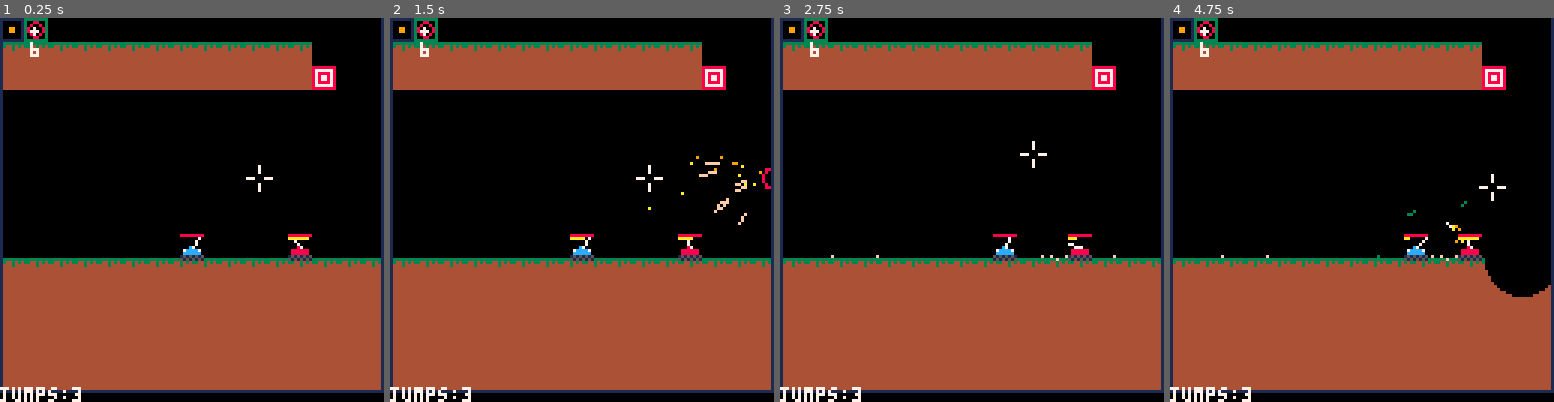
Above: before the commit, frames 1-4 (left to right).
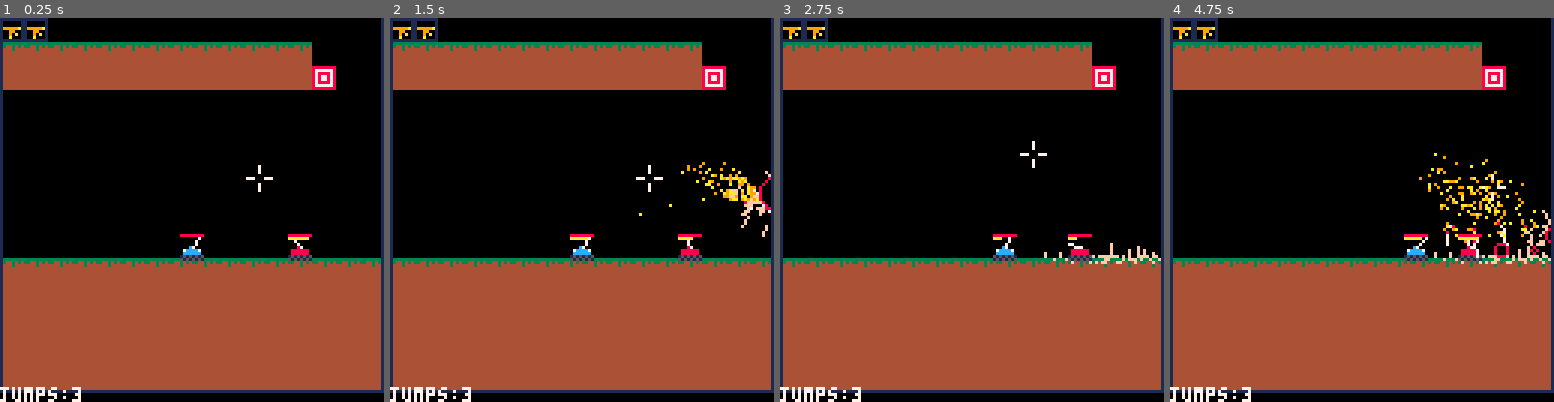
Above: after the commit, the same moments.

Repository: MarrMann/tanks.p8
Game: PICO-8 cartridge tanks.p8
The game is run twice, just before and just after one commit, with the same random seed, the same clock (stepped at 60 frames per second) and the same inputs.
Inputs:
- Up to frame 1 (0.25 s): no input
- Up to frame 2 (1.5 s): tap X (X key) at 0.33, 1.07 s; tap O (Z key) at 0.7 s
- Up to frame 3 (2.75 s): hold Right 1.6-2.1 s; tap O (Z key) at 1.7, 2.1, 2.5 s; tap X (X key) at 1.85 s; hold Up 2.15-2.42 s; hold Right from 2.47 s (still down)
- Up to frame 4 (4.75 s): tap O (Z key) every 0.4 s from 2.9 to 4.5 s; tap X (X key) at 2.97, 4.08 s; release Right at 3.03 s; hold Left 3.08-3.58 s; hold Down 3.63-3.97 s; hold Right 4.02-4.68 s; hold Up from 4.73 s (still down)

The runs differ from the first frame. In frame 1, 0.4% of the frame differs, in the area x 0-13%, y 0-11%; in frame 2, 1.5%; in frame 3, 0.8%; in frame 4, 3.4%, in the area x 0-100%, y 0-73%.

Commit message:
Feat: shots can modify child stats

Diff:
--- a/tanks.p8
+++ b/tanks.p8
@@ -27,12 +27,17 @@
 		cur_cd=0,
 		jumps = 3,
 		shot = {
-			name = shot_types.basic.name,
-			spr = shot_types.basic.spr,
+			name = shot_types.split.name,
+			spr = shot_types.split.spr,
 			modifiers = {
-				size = { stacks = 6, spr = modifiers.size.spr }
 			},
-			child = nil
+			child = {
+				name = shot_types.split.name,
+				spr = shot_types.split.spr,
+				modifiers = {
+				},
+				child = nil
+			}
 		}
 	}
 	load_room(0,0)
@@ -139,7 +144,7 @@
 	end
 
 	-- shooting
-	if btnp(🅾️) and p.cur_cd <= 0 then --z
+	if btn(🅾️) and p.cur_cd <= 0 then --z
 		local cd = shoot_from_turret(p.x,p.y,p.t_angle,p.pow,p.id,p.shot)
 		p.cur_cd = cd
 		p.cd = cd
@@ -537,9 +542,6 @@
 			pow=1,
 			cd=60
 		},
-		get_child_count = function(s,m)
-			return 0
-		end,
 		init = function(s)
 			if s.stats == nil then
 				return
@@ -593,32 +595,48 @@
 			count = 3,
 			spread = 1.2,
 			pow = 1,
-			cd = 60
+			cd = 75
 		},
-		get_child_count = function(s, mods)
-			local sem = resolve_semantic_stats(mods)
-			return sem.count + shot_types.split.stats.count
-		end,
 		init = function(s) end,
 		interpret_semantics = function(sem)
 			local base = shot_types.split.stats
 			local stats = copy_table(base)
 			return apply_sem_basic(sem, stats)
 		end,
+		finalize_stats	= function(node, stats)
+			local child = node.child
+			if child == nil then
+				child = generate_shot(shot_types.basic.name,nil,nil)
+			end
+			local child_stats = resolve_params(child)
+			local child_cd = child_stats.cd
+
+			local diff = child_cd - 60
+			stats.cd += diff
+
+			return stats
+		end,
 		update = function(s)
-			prev_yvel = s.yvel
 			basic_update(s)
-			if s.yvel > 0 and prev_yvel <= 0 then
+			if s.yvel > 0 then
 				local angle = atan2(s.xvel,s.yvel)
 				local speed = sqrt(s.xvel*s.xvel + s.yvel*s.yvel)
 
+				local child_node = s.node.child
+				if child_node == nil then
+					child_node = generate_shot(shot_types.basic.name,nil,nil)
+				end
+
+				local child_stats = resolve_params(child_node)
+				child_stats.dmg *= 0.5
+
 				for i=1,s.stats.count do
 					local spread = -s.stats.spread * 0.5 + (i - 1) * (s.stats.spread / (s.stats.count - 1))
-					if not s.children == nil and count(s.children) >= i then
-						shoot(s.x, s.y, angle, speed + spread, s.id, s.children[i])
-					else
-						shoot(s.x, s.y, angle, speed + spread, s.id, generate_shot(shot_types.basic.name,nil,nil))
-					end
+					local child_speed = speed + spread
+					local xv = cos(angle) * child_speed
+					local yv = sin(angle) * child_speed
+
+					shoot_w_stats(s.x, s.y, xv, yv, s.id, child_node, child_stats)
 				end
 				return false
 			end
@@ -645,11 +663,11 @@
 	return {x=xv,y=yv}
 end
 
-function generate_shot(name, modifiers, children)
+function generate_shot(name, modifiers, child)
 	return {
 		name = name,
 		modifiers = modifiers,
-		children = children
+		child = child
 	}
 end
 
@@ -698,7 +716,11 @@
 function resolve_params(shot_node)
 	local def = shot_types[shot_node.name]
 	local semantics = resolve_semantic_stats(shot_node.modifiers)
-	return def.interpret_semantics(semantics)
+	local stats = def.interpret_semantics(semantics)
+	if def.finalize_stats then
+		stats = def.finalize_stats(shot_node, stats)
+	end
+	return stats
 end
 
 function basic_update(s)
@@ -1022,7 +1043,6 @@
 				local n_x, n_y=get_q_normal(hit_x,hit_y)
 				inf.prevx = hit_x + n_x
 				inf.prevy = hit_y + n_y
-				printh("happens i guess")
 			end
 			ent.x=inf.prevx
 			ent.y=inf.prevy
@@ -1572,12 +1592,9 @@
 end
 -->8
 -- todo
--- currently working on: shot application (balancing, e.g. splits, cooldown, and so on)
+-- currently working on: split shot balancing (applying modifiers to children, etc)
 
 --performance:
----shots could get selected and
-----applied based on id, the same
-----way that modifiers do
 ---could consider batch removal of
 ---dirt in explosions, e.g.
 ----1. loop over all explosions,
@@ -1585,6 +1602,11 @@
 ----2. batch remove all pixels
 
 --bugs:
+--enemy tanks seem to land randomly
+---when getting knocked. this can
+---cause them to gets stuck on
+---empty space, making them
+---impossible to kill
 --tanks can get stuck in ceiling when flying upwards
 --terrain still seems to flip if
 ---multiple shots hit the same area
@@ -1633,7 +1655,6 @@
 	while not (shot == nil) do
 		spr(shot.spr, drawx, 0)
 		drawx += 8
-		printh()
 
 		for id,mod in pairs(shot.modifiers) do
 			spr(modifiers[id].spr, drawx, 0)
